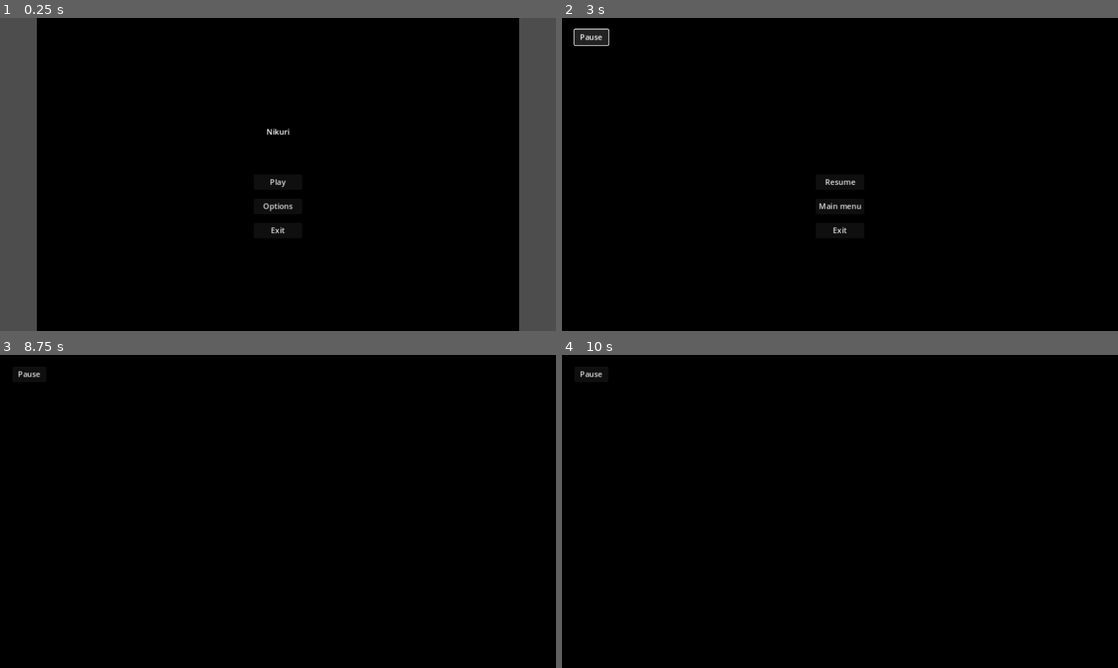
Above: before the commit, frames 1-4 (two rows, left to right).
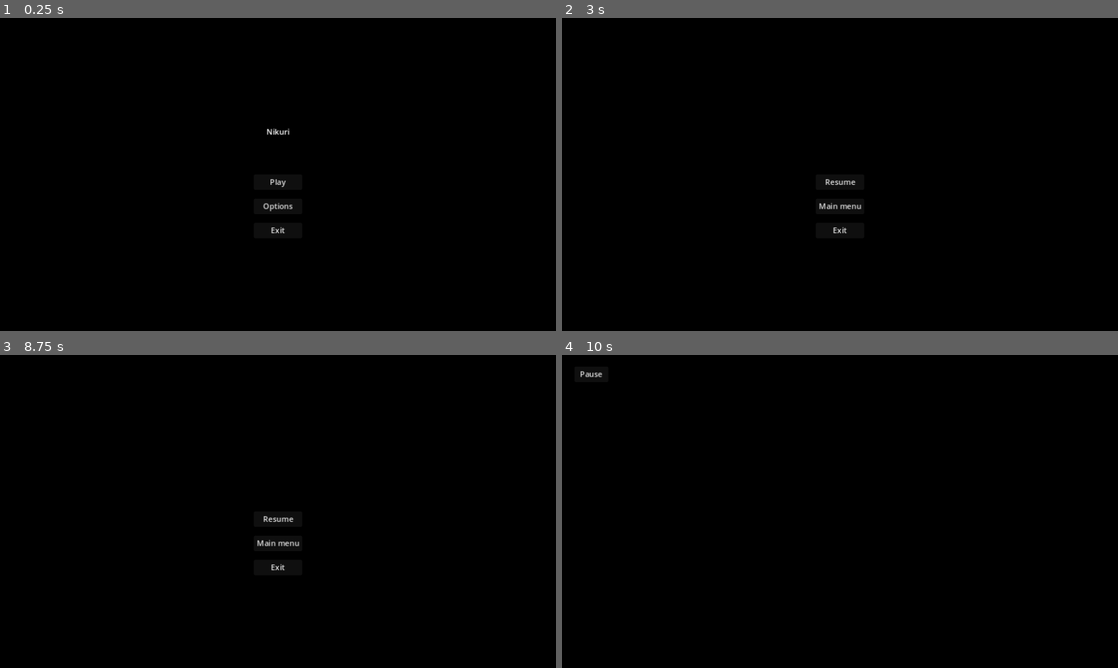
Above: after the commit, the same moments.

Repository: ondhan/nikuri
Game: Godot game, scene res://main_menu/main_menu.tscn
Two runs of this game, one before a commit and one after it. Both use one fixed random seed, a clock stepped at 60 frames per second and the inputs below.
Inputs (mouse positions are in pixels of both pictures, inside the frame that each line leads up to):
- Up to frame 1 (0.25 s): no input
- Up to frame 2 (3 s): click "Options" at 0.5 s; click "Back" at 1.25 s; click "Play" at 2 s; click "Pause" at 2.75 s
- Up to frame 3 (8.75 s): click "Main menu" at 3.5 s; click "Play" at 4.25 s; tap Enter at 5, 6.5, 8 s; tap Space at 5.75, 7.25 s; tap Escape (ui_pause, bound only after the commit) at 8.65 s
- Up to frame 4 (10 s): click (840, 517) at 8.75 s, where only the run after the commit has a clickable "Resume"; tap Space at 9.5 s

The runs differ from the first frame. In frame 1, 13% of the frame differs, in the area x 0-100%, y 0-100%; in frame 2, 0.4%; in frame 3, 0.3%; in frame 4, nothing differs.

Commit message:
Update 4 - screens and pause menu
- enlarged black background for main menu and options menu
- added black background for pause menu
- pause menu now appears and hides also on pressing Esc key

Diff:
--- a/game_screen/game_screen.gd
+++ b/game_screen/game_screen.gd
@@ -1,14 +1,25 @@
 extends Node2D
+
 
 # Called when the node enters the scene tree for the first time.
 func _ready() -> void:
 	self.position = get_viewport_rect().size/2
-	pass # Replace with function body.
 
 
 # Called every frame. 'delta' is the elapsed time since the previous frame.
 func _process(delta: float) -> void:
 	pass
+
+
+func _input(event):
+	var PauseScreen = get_node("PauseScreen")
+	if event.is_action_pressed("ui_pause"):
+		if PauseScreen.is_visible():
+			print("paused")
+			PauseScreen.set_visible(false)
+		elif not PauseScreen.is_visible():
+			print("unpaused")
+			PauseScreen.set_visible(true)
 
 
 func _on_pause_button_pressed() -> void:
--- a/game_screen/game_screen.tscn
+++ b/game_screen/game_screen.tscn
@@ -34,6 +34,19 @@
 
 [node name="PauseScreen" type="Node2D" parent="."]
 visible = false
+
+[node name="ColorRect" type="ColorRect" parent="PauseScreen"]
+custom_minimum_size = Vector2(1500, 1000)
+anchors_preset = 15
+anchor_right = 1.0
+anchor_bottom = 1.0
+offset_left = -750.0
+offset_top = -500.0
+offset_right = 750.0
+offset_bottom = 500.0
+grow_horizontal = 2
+grow_vertical = 2
+color = Color(0, 0, 0, 1)
 
 [node name="ResumeButton" type="Button" parent="PauseScreen"]
 anchors_preset = 8
--- a/main_menu/main_menu.tscn
+++ b/main_menu/main_menu.tscn
@@ -6,7 +6,7 @@
 script = ExtResource("1_wckvx")
 
 [node name="ColorRect" type="ColorRect" parent="."]
-custom_minimum_size = Vector2(1000, 1000)
+custom_minimum_size = Vector2(1500, 1000)
 anchors_preset = 15
 anchor_right = 1.0
 anchor_bottom = 1.0
--- a/options_menu/options_menu.tscn
+++ b/options_menu/options_menu.tscn
@@ -6,7 +6,7 @@
 script = ExtResource("1_uhb8j")
 
 [node name="ColorRect" type="ColorRect" parent="."]
-custom_minimum_size = Vector2(1000, 1000)
+custom_minimum_size = Vector2(1500, 1000)
 anchors_preset = 15
 anchor_right = 1.0
 anchor_bottom = 1.0
--- a/project.godot
+++ b/project.godot
@@ -18,3 +18,11 @@
 [display]
 
 window/stretch/mode="canvas_items"
+
+[input]
+
+ui_pause={
+"deadzone": 0.5,
+"events": [Object(InputEventKey,"resource_local_to_scene":false,"resource_name":"","device":-1,"window_id":0,"alt_pressed":false,"shift_pressed":false,"ctrl_pressed":false,"meta_pressed":false,"pressed":false,"keycode":0,"physical_keycode":4194305,"key_label":0,"unicode":0,"location":0,"echo":false,"script":null)
+]
+}
